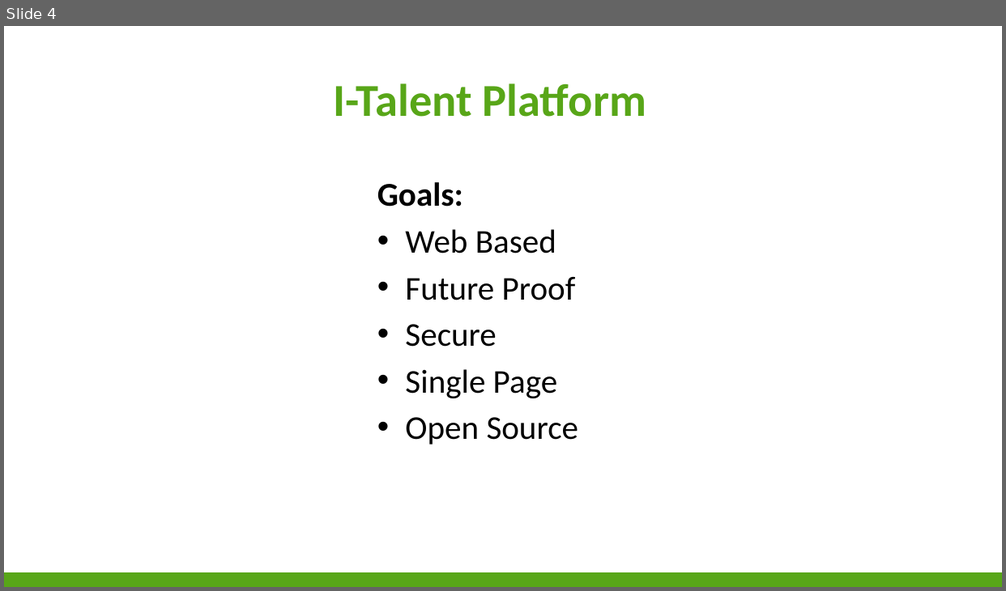
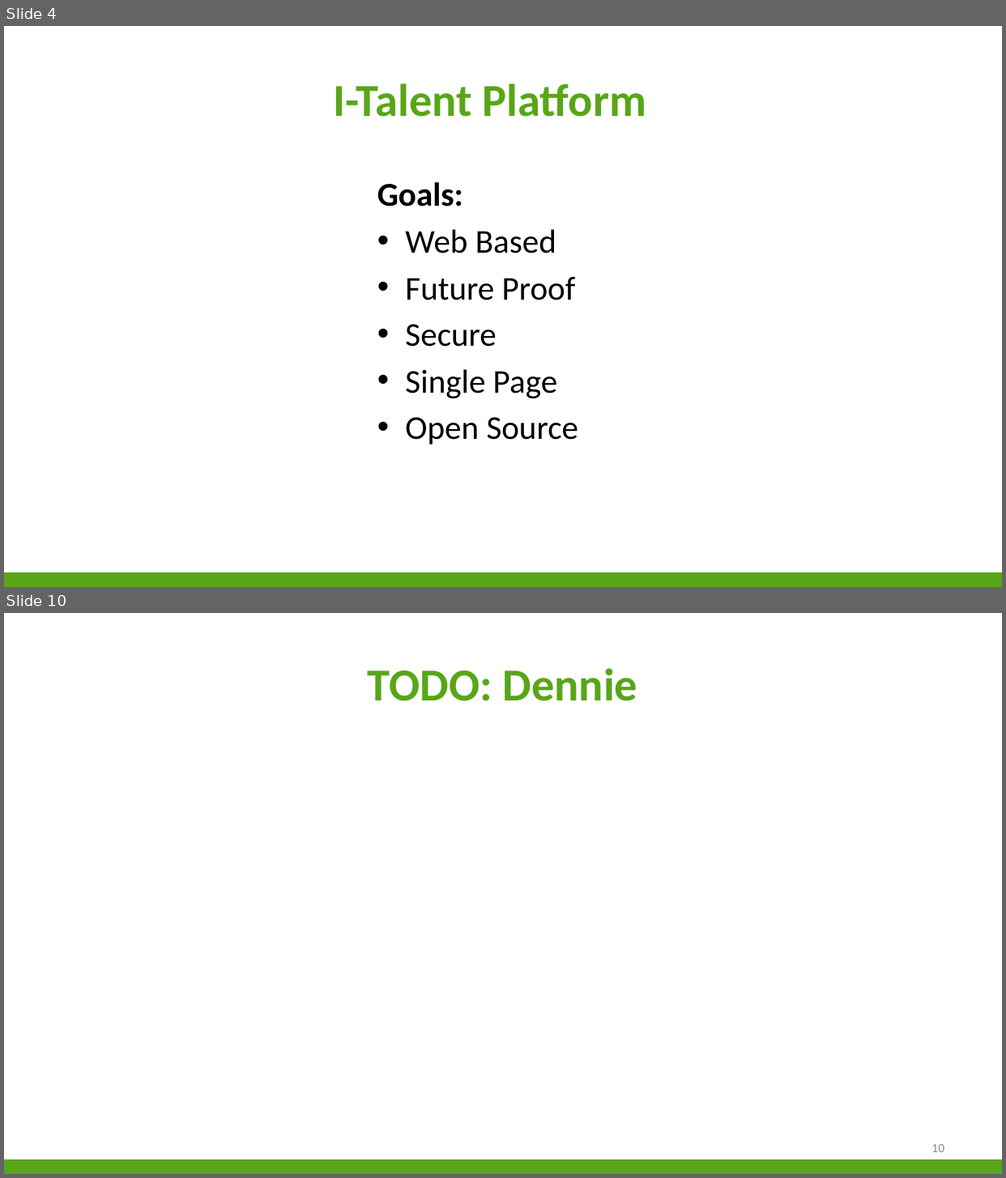
Before and after one commit to niekvandael/iTalent, a slide deck: italent/documents/english/EnglishPresentation.pptx. Shown one above the other, each under a label of ours: slide 4 before the commit, slides 4 and 10 after it; the slides between them are not shown. The pictures are 1006x591 and 1006x1178 pixels, drawn with LibreOffice and Linux fonts; fonts in the diff are those of the drawing; background and template pictures are left out. Boxes give left, top, right and bottom in pixels: in the first picture for what was removed or moved away, otherwise in the second. Text is boxed around its words. In the diff, an @@ line names an element or a change of style, - is before the commit and + after.

```diff
--- a/italent/documents/english/EnglishPresentation.pptx
+++ b/italent/documents/english/EnglishPresentation.pptx
@@ slide 10 added at (4, 613, 1002, 1174), background #FFFFFF; not listed: 1 template element that a slide beside it also shows @@
@@ title added at (368, 668, 638, 701), 44 pt, text #58A618, bold @@
+TODO: Dennie
@@ page number added at (931, 1144, 944, 1152), 12 pt, text #898989 @@
+10
```
Also in this commit, not shown: 1 slide changed, 5 other slides added, 1 slide removed.
